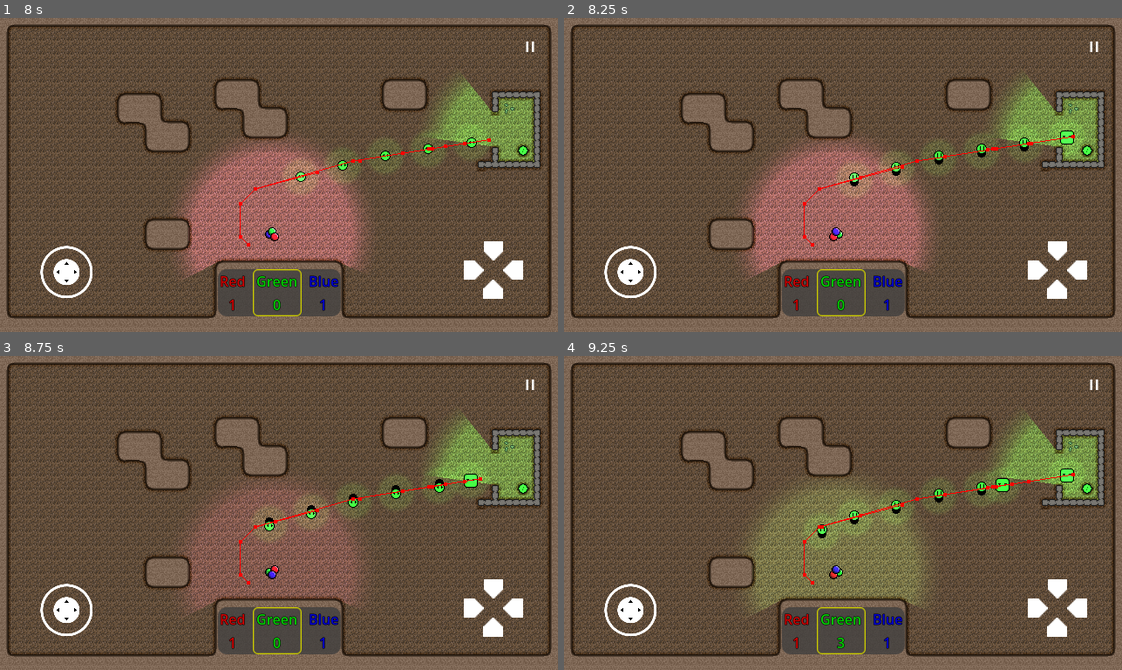
Above: before the commit, frames 1-4 (two rows, left to right).
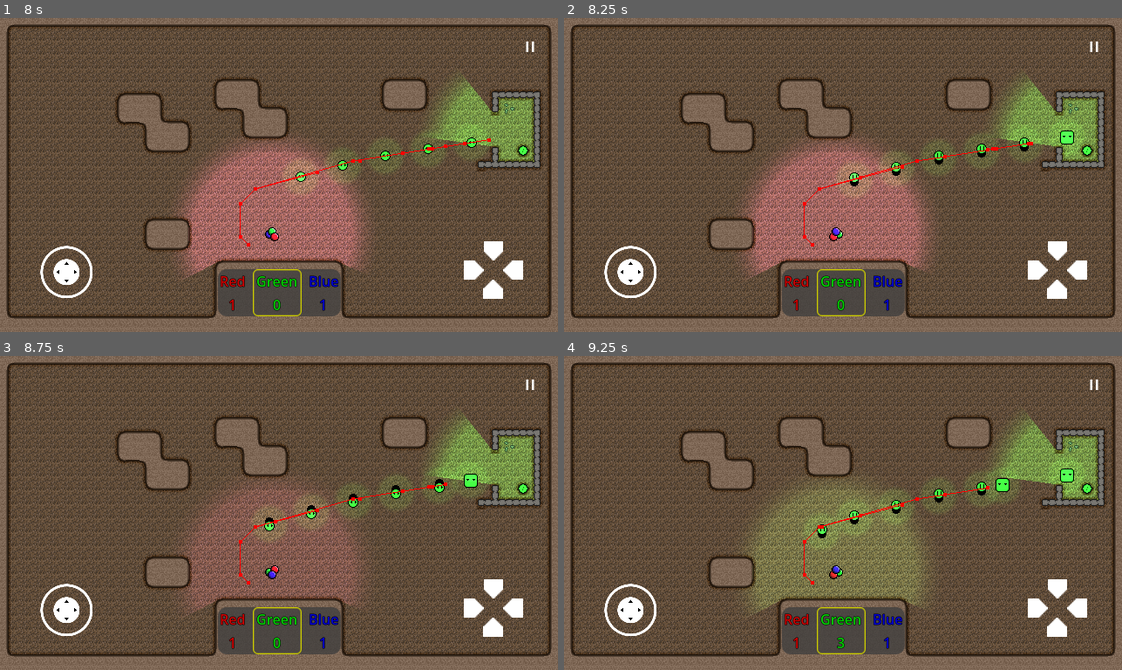
Above: after the commit, the same moments.

Repository: Degenerate-Games/shadows-below
Game: Godot game, scene res://scenes/menus/main_menu.tscn
The game is run twice, just before and just after one commit, with the same random seed, the same clock (stepped at 60 frames per second) and the same inputs.
Inputs (mouse positions are in pixels of both pictures, inside the frame that each line leads up to):
- Up to frame 1 (8 s): click (279, 206) at 0.5 s; click (279, 206) at 1.25 s; click "Endless Mode" at 2 s; move the mouse to (401, 159) at 2.77 s; hold L (mixing_ui_right) 2.78-3.5 s; tap B (bake) every 1.5 s from 2.85 to 7.35 s; click (401, 159) at 2.92 s; drag from (167, 190) to (273, 234) at 3.52 s; move the mouse to (334, 105) at 4.27 s; hold L (mixing_ui_right) 4.28-5 s; drag from (251, 237) to (5, 178) at 5.02 s; move the mouse to (446, 222) at 5.77 s; hold J (mixing_ui_left) 5.78-6.5 s; drag from (111, 127) to (5, 178) at 6.52 s; move the mouse to (306, 175) at 7.27 s; hold K (mixing_ui_down) from 7.28 s (still down); click (306, 175) at 7.42 s
- Up to frame 2 (8.25 s): release K (mixing_ui_down) at 8 s; drag from (759, 96) to (1116, 178) at 8.02 s
- Up to frame 3 (8.75 s): no input
- Up to frame 4 (9.25 s): move the mouse to (965, 497) at 8.77 s; hold I (mixing_ui_up) from 8.78 s (still down); tap B (bake) at 8.85 s

Frame 1 is identical in both runs. In frame 2, less than 0.1% of the frame differs, in the area x 84-92%, y 37-40%; in frame 3, less than 0.1%; in frame 4, less than 0.1%, in the area x 67-92%, y 37-45%.
Error in both runs: Division by zero error in operator '/'. (res://scripts/room.gd:32)

Commit message:
Add groups to scenes

Diff:
--- a/scenes/doors/door_a.tscn
+++ b/scenes/doors/door_a.tscn
@@ -5,7 +5,7 @@
 [sub_resource type="RectangleShape2D" id="RectangleShape2D_4jd05"]
 size = Vector2(32, 20)
 
-[node name="DoorA" type="Area2D"]
+[node name="DoorA" type="Area2D" groups=["doors"]]
 script = ExtResource("1_m0pu8")
 
 [node name="CollisionShape2D" type="CollisionShape2D" parent="."]
--- a/scenes/enemies/enemy_a.tscn
+++ b/scenes/enemies/enemy_a.tscn
@@ -82,7 +82,7 @@
 radius = 4.71698
 height = 13.2075
 
-[node name="EnemyA" type="CharacterBody2D"]
+[node name="EnemyA" type="CharacterBody2D" groups=["enemies"]]
 collision_layer = 2
 collision_mask = 19
 motion_mode = 1
--- a/scenes/enemies/enemy_b.tscn
+++ b/scenes/enemies/enemy_b.tscn
@@ -81,7 +81,7 @@
 [sub_resource type="RectangleShape2D" id="RectangleShape2D_f6igf"]
 size = Vector2(15.0943, 15.0943)
 
-[node name="EnemyB" type="CharacterBody2D"]
+[node name="EnemyB" type="CharacterBody2D" groups=["enemies"]]
 collision_layer = 2
 collision_mask = 19
 motion_mode = 1
@@ -109,7 +109,6 @@
 
 [node name="NavigationAgent2D" type="NavigationAgent2D" parent="."]
 target_desired_distance = 50.0
-debug_enabled = true
 
 [node name="Timer" type="Timer" parent="."]
 process_callback = 0
--- a/scenes/items/key_light.tscn
+++ b/scenes/items/key_light.tscn
@@ -17,7 +17,7 @@
 fill = 1
 fill_from = Vector2(0.5, 0.5)
 
-[node name="KeyLight" type="Area2D"]
+[node name="KeyLight" type="Area2D" groups=["keys"]]
 collision_layer = 8
 collision_mask = 0
 script = ExtResource("1_qiyqs")
--- a/scenes/items/shadow.tscn
+++ b/scenes/items/shadow.tscn
@@ -95,7 +95,7 @@
 [sub_resource type="CircleShape2D" id="CircleShape2D_o8vl2"]
 radius = 1.0
 
-[node name="Shadow" type="RigidBody2D"]
+[node name="Shadow" type="RigidBody2D" groups=["items"]]
 collision_layer = 4
 collision_mask = 17
 can_sleep = false
--- a/scenes/player.tscn
+++ b/scenes/player.tscn
@@ -84,7 +84,7 @@
 [sub_resource type="CircleShape2D" id="CircleShape2D_2pfb1"]
 radius = 127.142
 
-[node name="Player" type="CharacterBody2D"]
+[node name="Player" type="CharacterBody2D" groups=["player"]]
 collision_mask = 30
 motion_mode = 1
 script = ExtResource("1_envdg")
